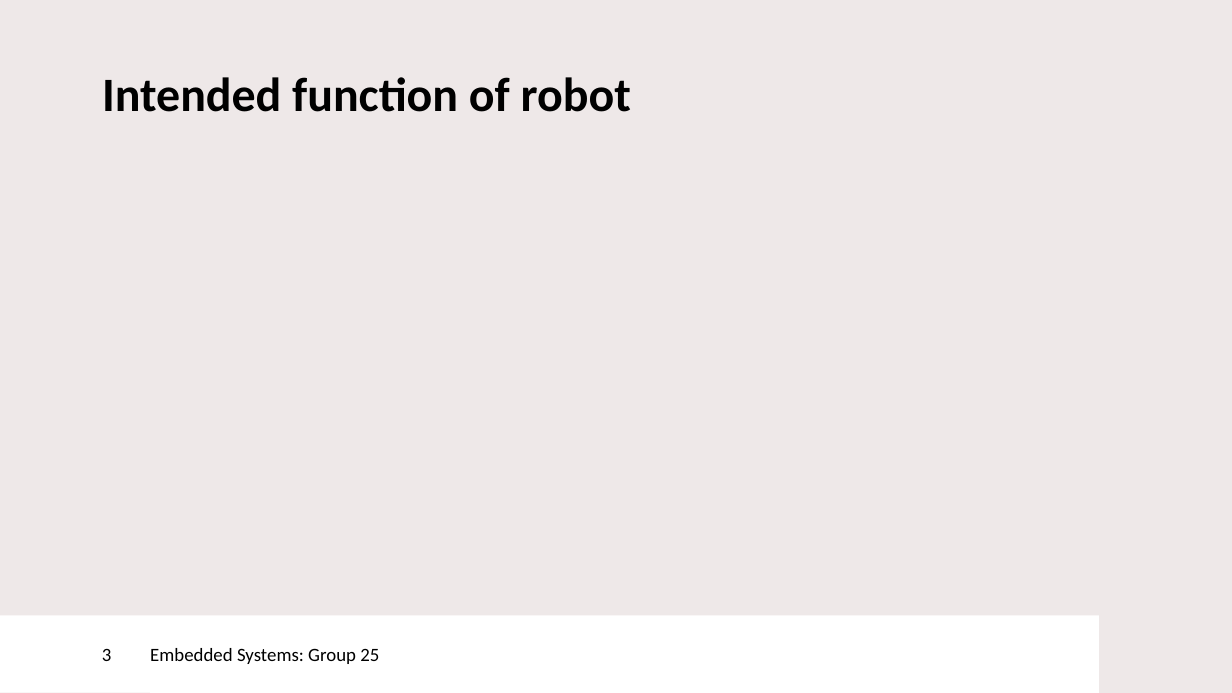
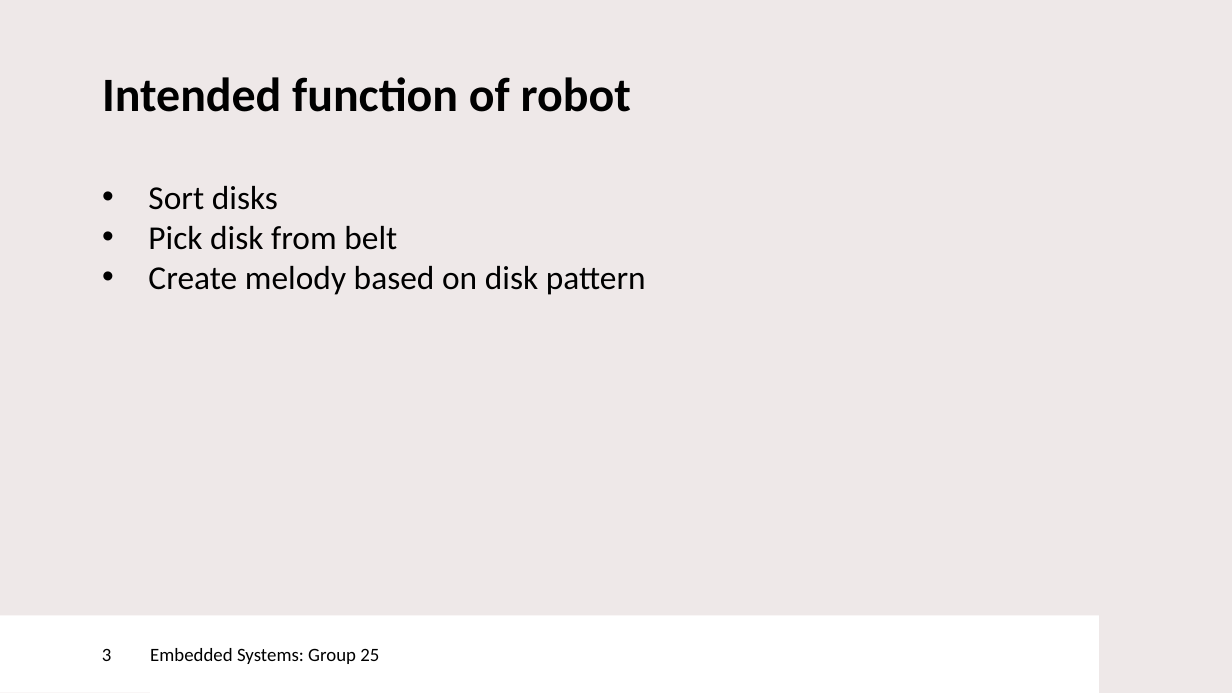
Before and after one commit to ismailelmasry/Embedded_system_group25, a slide deck: slide 3 of Sprint2/week3/interim presentation.pptx. Drawn at 1232x693 pixels with LibreOffice and Linux fonts; fonts in the diff are those of the drawing; background and template pictures are left out. Boxes give left, top, right and bottom in pixels: in the first picture for what was removed or moved away, otherwise in the second. Text is boxed around its words. In the diff, an @@ line names an element or a change of style, - is before the commit and + after.

```diff
--- a/Sprint2/week3/interim presentation.pptx
+++ b/Sprint2/week3/interim presentation.pptx
@@ text added at (148, 186, 646, 295), 19.5 pt, text #000000 @@
+• Sort disks
+• Pick disk from belt
+• Create melody based on disk pattern
```
Also in this commit, not shown: 3 other slides changed.
